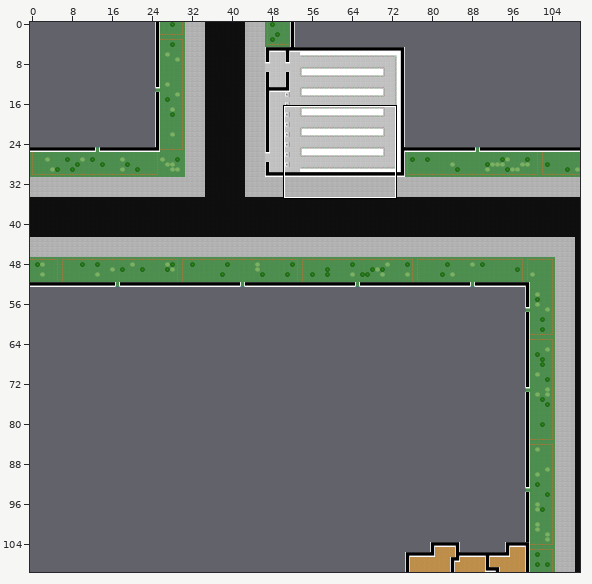
One commit to this Tiled map: dev/map.tmx. The picture above shows the old version from afar; the outline marks the close-up.
Close-up. Old version:
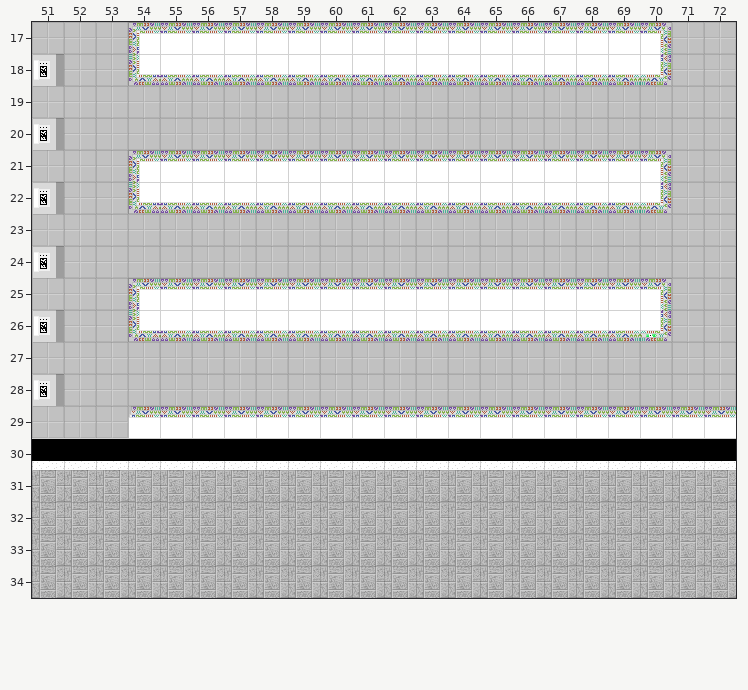
Cells are 32x32 px. Shown: x 51..72, y 17..34. The commit also changed other parts of the map, which this record leaves out. The old version is drawn lined up with the new one.
After:
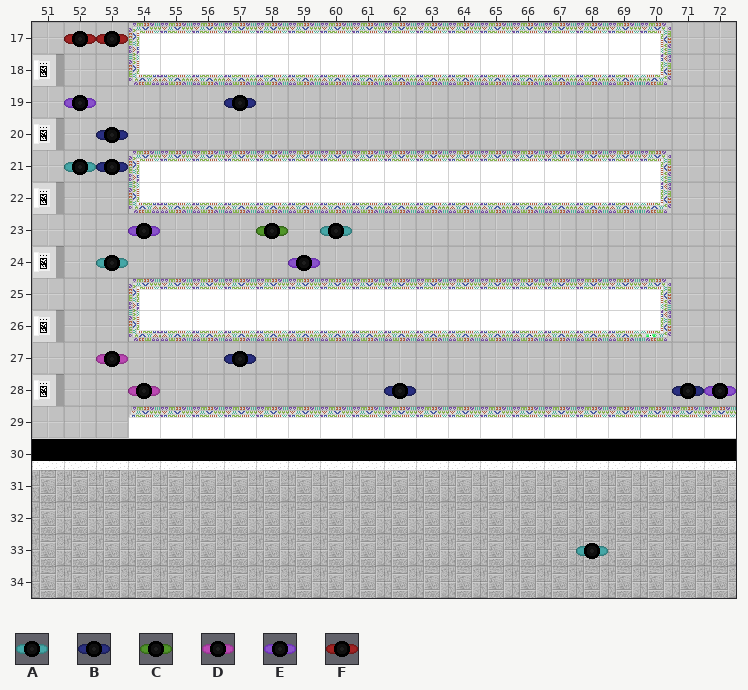
Key: from "tileset": A 66 "cyan_person_0", B 67 "dark_blue_person_0", C 68 "green_person_0", D 69 "pink_person_0", E 70 "purple_person_0", F 71 "red_person_0".
_ is an empty cell.
Tiles of an added or newly shown layer are drawn over the layers below it.
Message: Fixed doors and started work on people
Change:
everything moved by +92,+125 cells (the old picture is shown already moved)
Layer "people" (added):
Tile A now appears in row 21 at x 52; in row 23 at x 60; in row 24 at x 53; in row 33 at x 68.
Tile B now appears in row 19 at x 57; in rows 20 to 21 at x 53; in row 27 at x 57; in row 28 at x 62 and 71.
Tile C now appears in row 23 at x 58.
Tile D now appears in row 27 at x 53; in row 28 at x 54.
Tile E now appears in row 19 at x 52; in row 23 at x 54; in row 24 at x 59; in row 28 at x 72.
Tile F now appears in row 17 at x 52 to 53.
